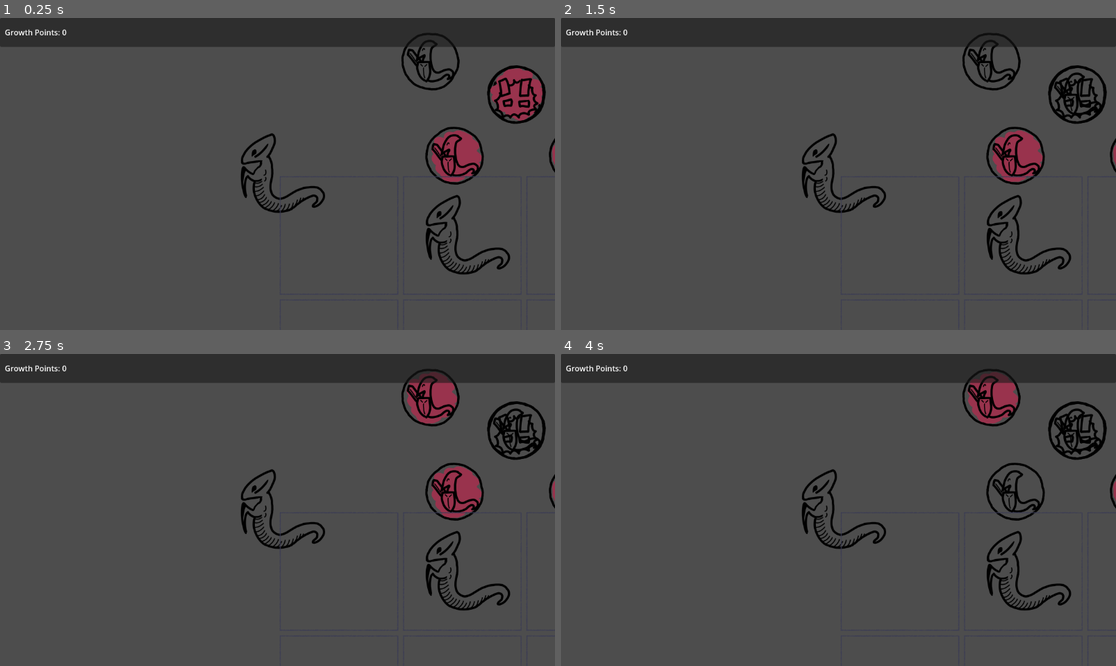
Above: before the commit, frames 1-4 (two rows, left to right).
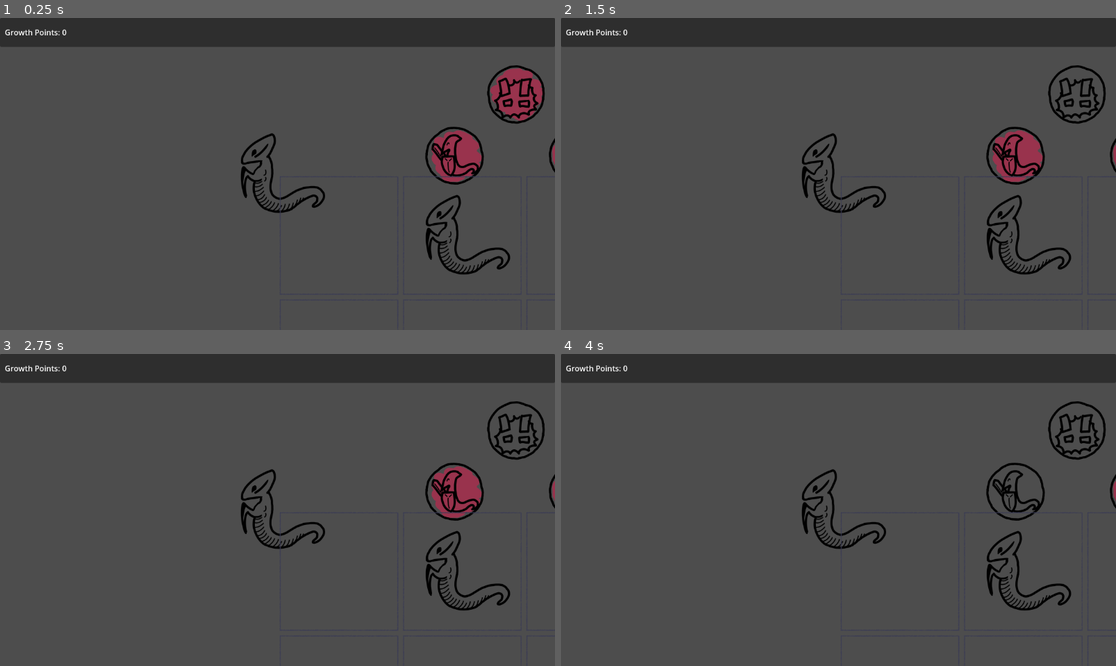
Above: after the commit, the same moments.

Repository: Surreily/slivcremental-mini
Game: Godot game, scene res://scenes/game.tscn
Two runs of this game, one before a commit and one after it. Both use one fixed random seed, a clock stepped at 60 frames per second and the inputs below.
Inputs (mouse positions are in pixels of both pictures, inside the frame that each line leads up to):
- Up to frame 1 (0.25 s): no input
- Up to frame 2 (1.5 s): tap Enter at 0.5 s; drag from (838, 174) to (1077, 96) at 0.52 s; tap Space at 1.25 s; drag from (1077, 96) to (838, 174) at 1.27 s
- Up to frame 3 (2.75 s): tap Enter at 2 s; move the mouse to (432, 397) at 2.02 s; click (432, 397) at 2.17 s
- Up to frame 4 (4 s): tap Space at 2.75 s; drag from (1077, 432) to (993, 397) at 2.77 s; tap Enter at 3.5 s; drag from (1016, 491) to (993, 397) at 3.52 s

The runs differ from the first frame. In frame 1, 0.6% of the frame differs, in the area x 72-99%, y 4-35%; in frame 2, 0.9%; in frame 3, 1.7%; in frame 4, 1.7%.

Commit message:
Delete unnecessary skill nodes (we're using a data file now).

Diff:
--- a/scenes/skill-tree.tscn
+++ b/scenes/skill-tree.tscn
@@ -1,42 +1,8 @@
-[gd_scene load_steps=5 format=3 uid="uid://bu5njph3wtx54"]
+[gd_scene load_steps=3 format=3 uid="uid://bu5njph3wtx54"]
 
 [ext_resource type="Script" uid="uid://botf7gdgcsfla" path="res://scripts/controllers/skill-tree-controller.gd" id="1_7y6fp"]
-[ext_resource type="PackedScene" uid="uid://dx1nu8q4xqpid" path="res://scenes/skill-node.tscn" id="1_glyw6"]
 [ext_resource type="Texture2D" uid="uid://d0e05xymidup4" path="res://graphics/line-dashed.png" id="2_g8e78"]
-[ext_resource type="Texture2D" uid="uid://be6w800wf6gso" path="res://graphics/skills/skill-growth-increase.png" id="4_g8e78"]
 
 [node name="Skill Tree" type="Node2D"]
 script = ExtResource("1_7y6fp")
 lineTexture = ExtResource("2_g8e78")
-
-[node name="Increment Growth Points 1" parent="." instance=ExtResource("1_glyw6")]
-skillTexture = ExtResource("4_g8e78")
-key = "incremental-growth-1"
-
-[node name="Increment Growth Points 2" parent="." instance=ExtResource("1_glyw6")]
-position = Vector2(-179, -68)
-costInGrowthPoints = 20
-skillTexture = ExtResource("4_g8e78")
-key = "increment-growth-2"
-
-[node name="Skill3" parent="." instance=ExtResource("1_glyw6")]
-position = Vector2(8, -269)
-key = "skill-3"
-
-[node name="Skill4" parent="." instance=ExtResource("1_glyw6")]
-position = Vector2(378, -104)
-key = "skill-4"
-
-[node name="Skill5" parent="." instance=ExtResource("1_glyw6")]
-position = Vector2(-143, -530)
-key = "skill-5"
-
-[node name="Skill6" parent="." instance=ExtResource("1_glyw6")]
-position = Vector2(297, -540)
-key = "skill-6"
-
-[node name="Skill7" parent="." instance=ExtResource("1_glyw6")]
-position = Vector2(569, -606)
-key = "skill-7"
-
-[connection signal="clicked" from="Increment Growth Points 1" to="." method="_increment_growth_points_1"]
